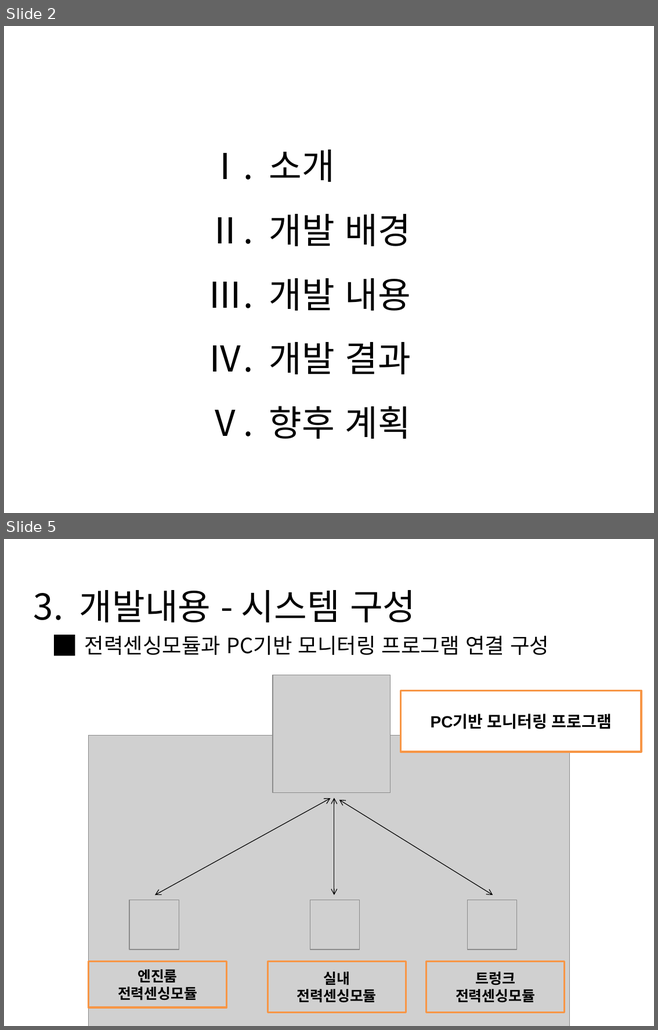
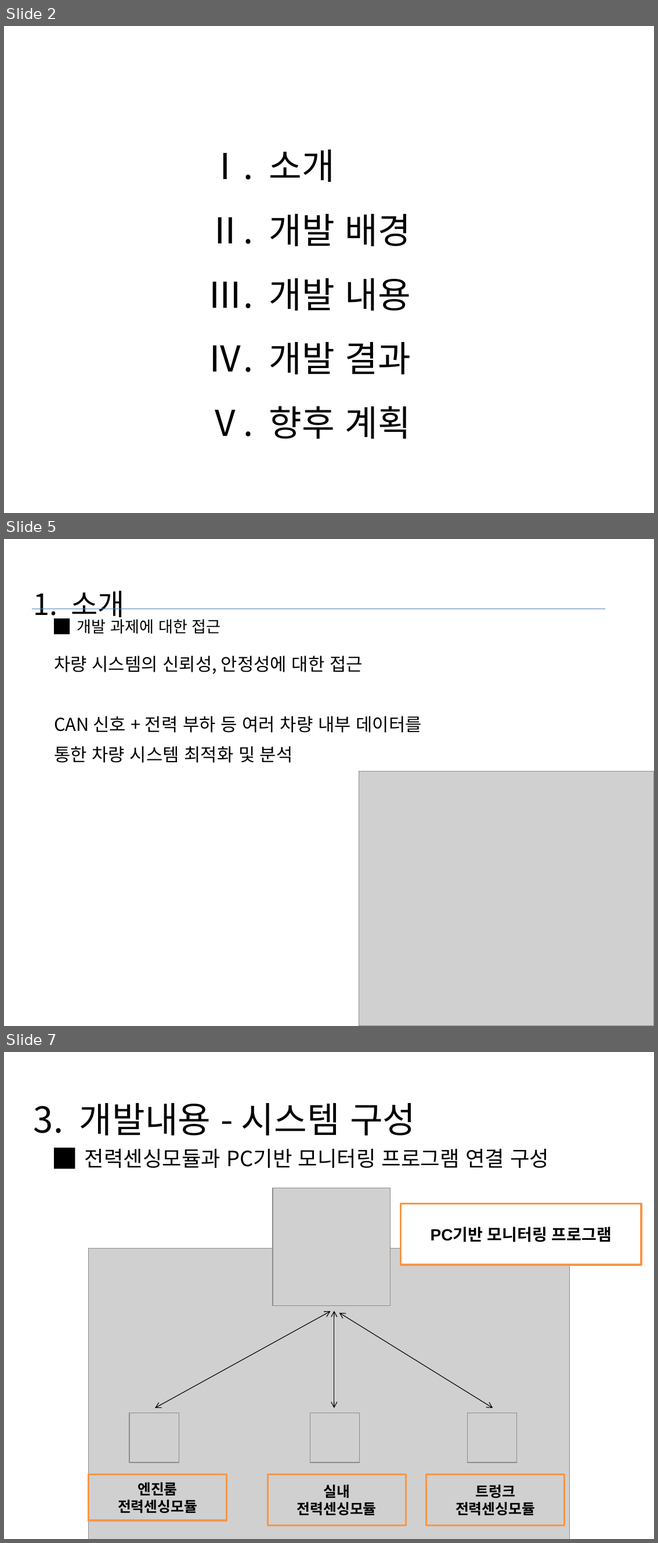
Before and after one commit to arith3/scv, a slide deck: 프레젠테이션1.pptx. Shown one above the other, each under a label of ours: slides 2 and 5 before the commit, slides 2, 5 and 7 after it; the slides between them are not shown. The pictures are 658x1030 and 658x1543 pixels, drawn with LibreOffice and Linux fonts; fonts in the diff are those of the drawing; grey boxes stand for pictures; background and template pictures are left out. Boxes give left, top, right and bottom in pixels: in the first picture for what was removed or moved away, otherwise in the second. Text is boxed around its words. In the diff, an @@ line names an element or a change of style, - is before the commit and + after.

```diff
--- a/프레젠테이션1.pptx
+++ b/프레젠테이션1.pptx
@@ slide 5 added at <box>4,539,654,1026</box>, background #FFFFFF @@
@@ title added at <box>34,591,125,623</box>, 32.4 pt, text #000000 @@
+1. 소개
@@ line added from (32, 609) to (605, 609), #4B7EBC 0.75 pt @@
@@ text added at <box>77,616,221,634</box>, 17.6 pt, text #000000 @@
+█ 개발 과제에 대한 접근
@@ text added at <box>54,656,421,763</box>, 19.8 pt, text #000000 @@
+차량 시스템의 신뢰성, 안정성에 대한 접근
+CAN 신호 + 전력 부하 등 여러 차량 내부 데이터를
+통한 차량 시스템 최적화 및 분석
@@ picture added at <box>359,772,654,1026</box> @@
@@ what was slide 5 is now slide 7 @@
```
Also in this commit, not shown: 2 slides changed, 1 other slide added.
